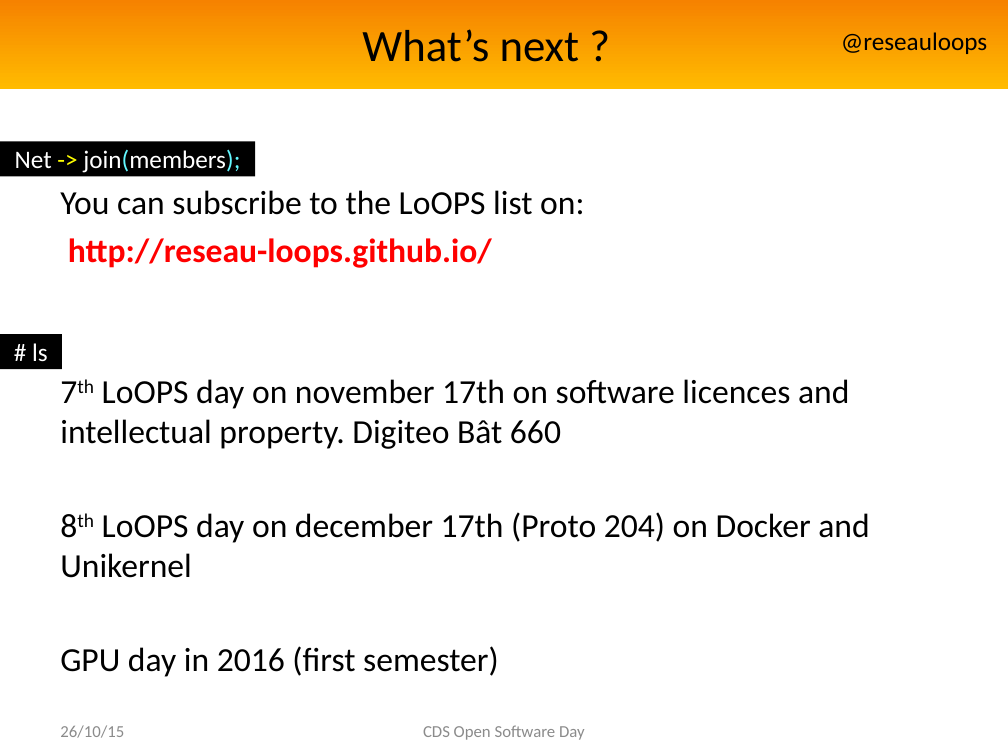
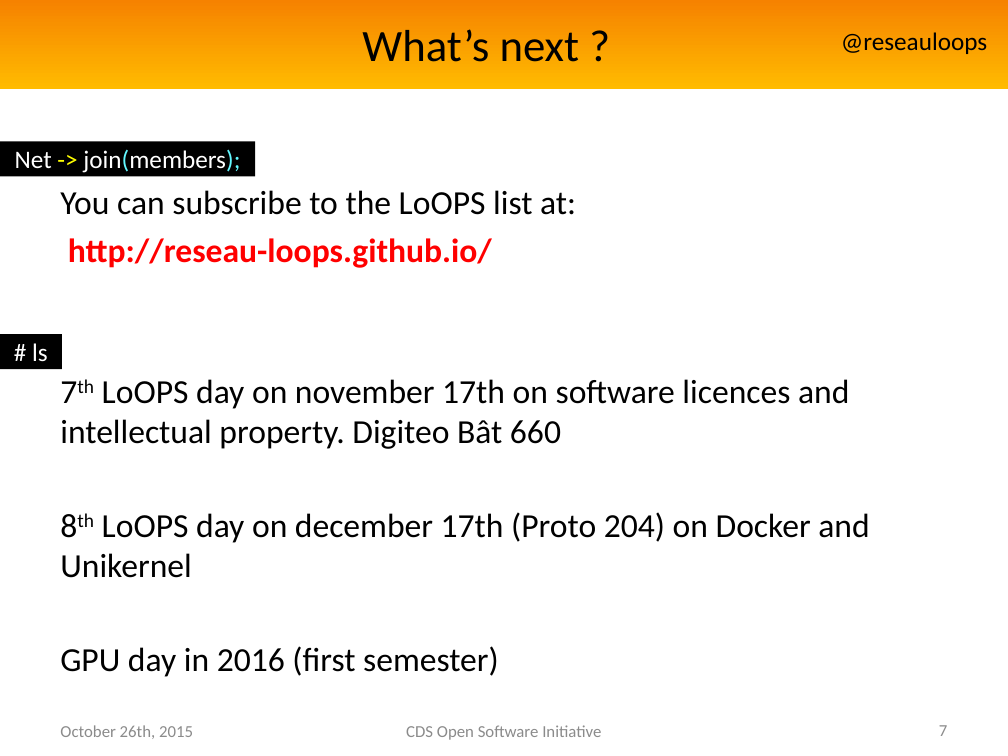
Before and after one commit to reseau-loops/reseau-loops.github.com, a slide deck: slide 7 of presentations/PrésentationLoOPSAnglais.pptx. Drawn at 1008x756 pixels with LibreOffice and Linux fonts; fonts in the diff are those of the drawing; background and template pictures are left out. Boxes give left, top, right and bottom in pixels: in the first picture for what was removed or moved away, otherwise in the second. Text is boxed around its words. In the diff, an @@ line names an element or a change of style, - is before the commit and + after.

```diff
--- a/presentations/PrésentationLoOPSAnglais.pptx
+++ b/presentations/PrésentationLoOPSAnglais.pptx
@@ text at <box>60,190,576,215</box>: text changed @@
-You can subscribe to the LoOPS list on:
+You can subscribe to the LoOPS list at:
@@ text at <box>60,725,193,739</box>: text changed @@
-26/10/15
+October 26th, 2015
@@ text at <box>406,725,601,740</box>: text changed @@
-CDS Open Software Day
+CDS Open Software Initiative
@@ page number added at <box>939,725,947,736</box>, 12 pt, text #8C8C8C @@
+7
```
Also in this commit, not shown: 6 other slides changed, 1 other file.
